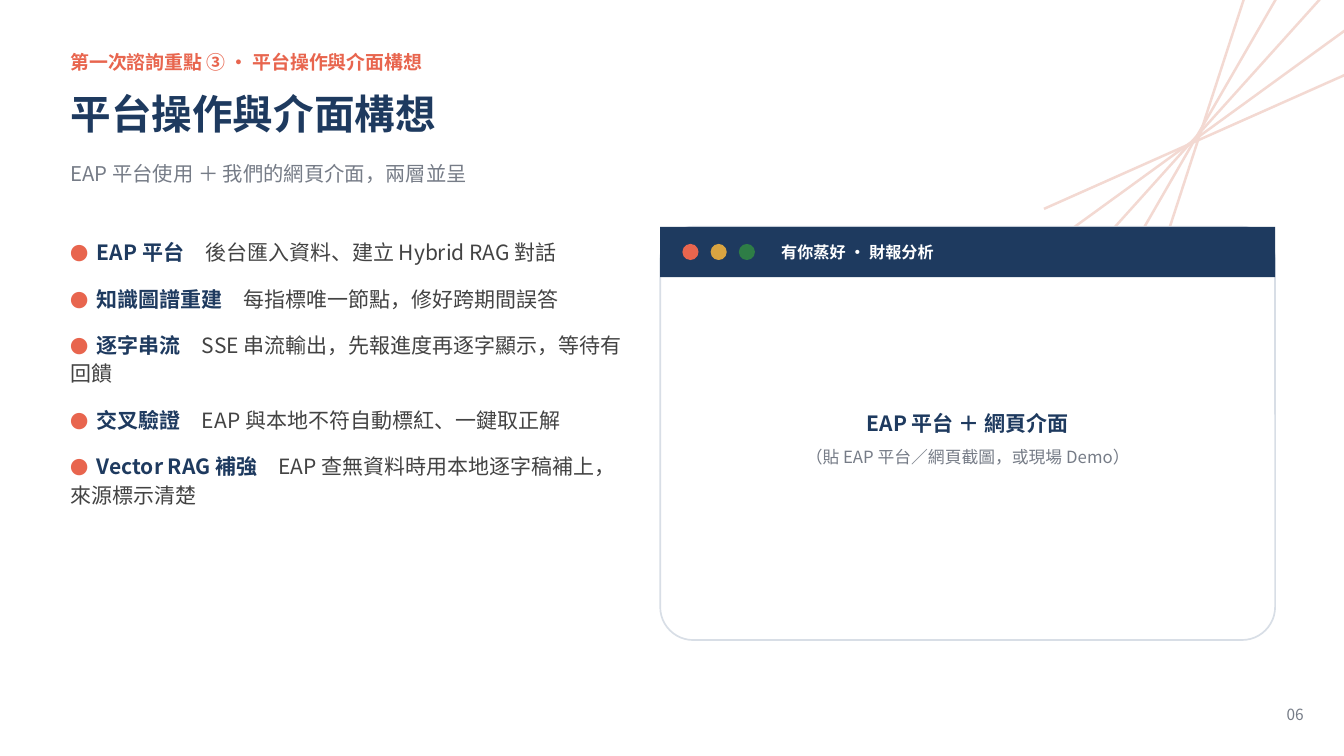
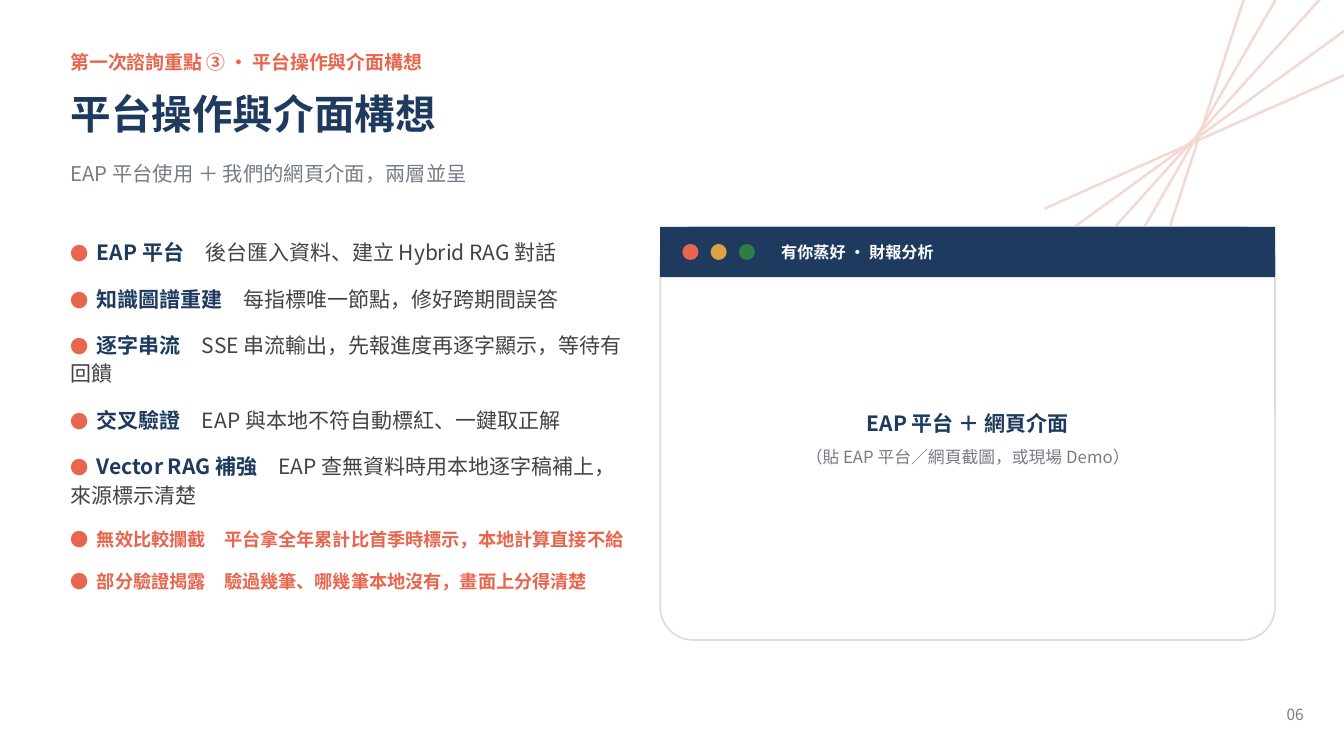
Before and after one commit to WangChiaChen/hybrid-rag-project, a slide deck: slide 6 of 顧問簡報_升級版.pptx. Drawn at 1344x756 pixels with LibreOffice and Linux fonts; fonts in the diff are those of the drawing. Boxes give left, top, right and bottom in pixels: in the first picture for what was removed or moved away, otherwise in the second. Text is boxed around its words. In the diff, an @@ line names an element or a change of style, - is before the commit and + after.

```diff
--- a/顧問簡報_升級版.pptx
+++ b/顧問簡報_升級版.pptx
@@ text at (97, 530, 623, 591): paragraphs added @@
+● 無效比較攔截 平台拿全年累計比首季時標示，本地計算直接不給
+● 部分驗證揭露 驗過幾筆、哪幾筆本地沒有，畫面上分得清楚
```
Also in this commit, not shown: 1 other slide changed, 2 other files.
